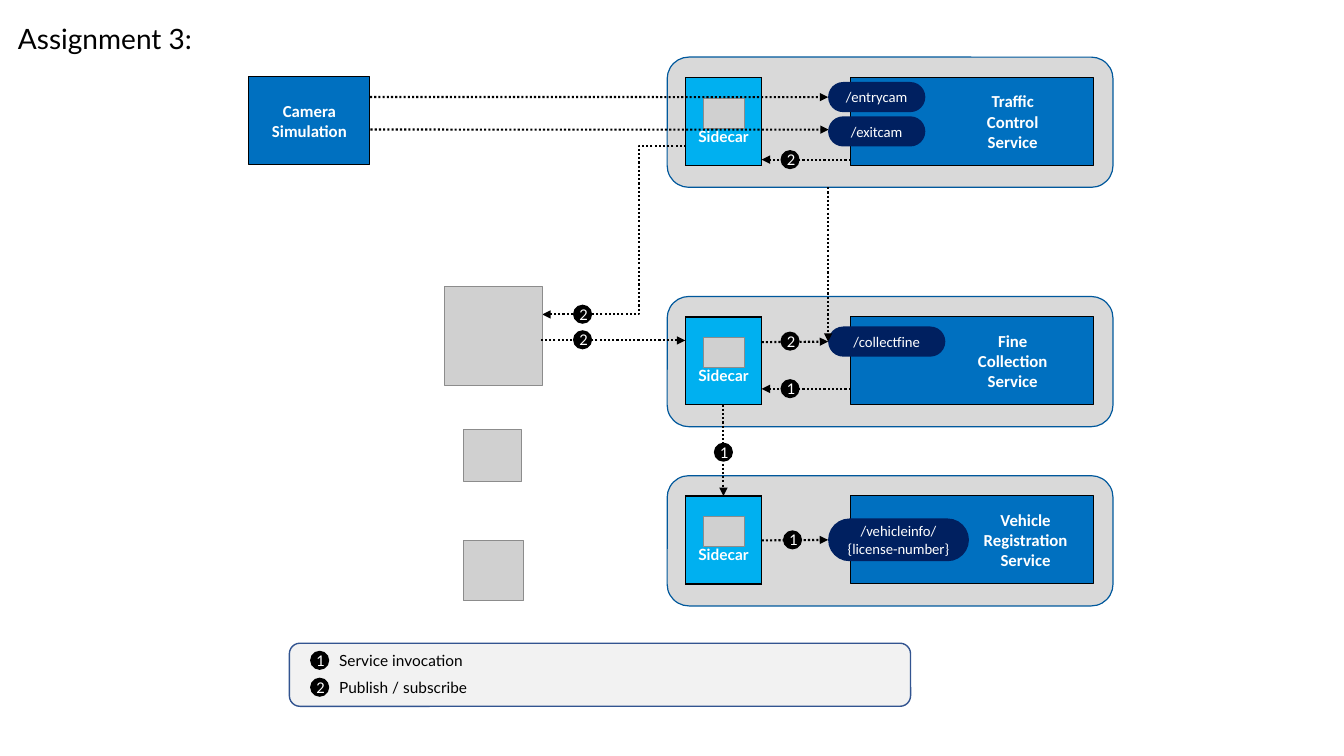
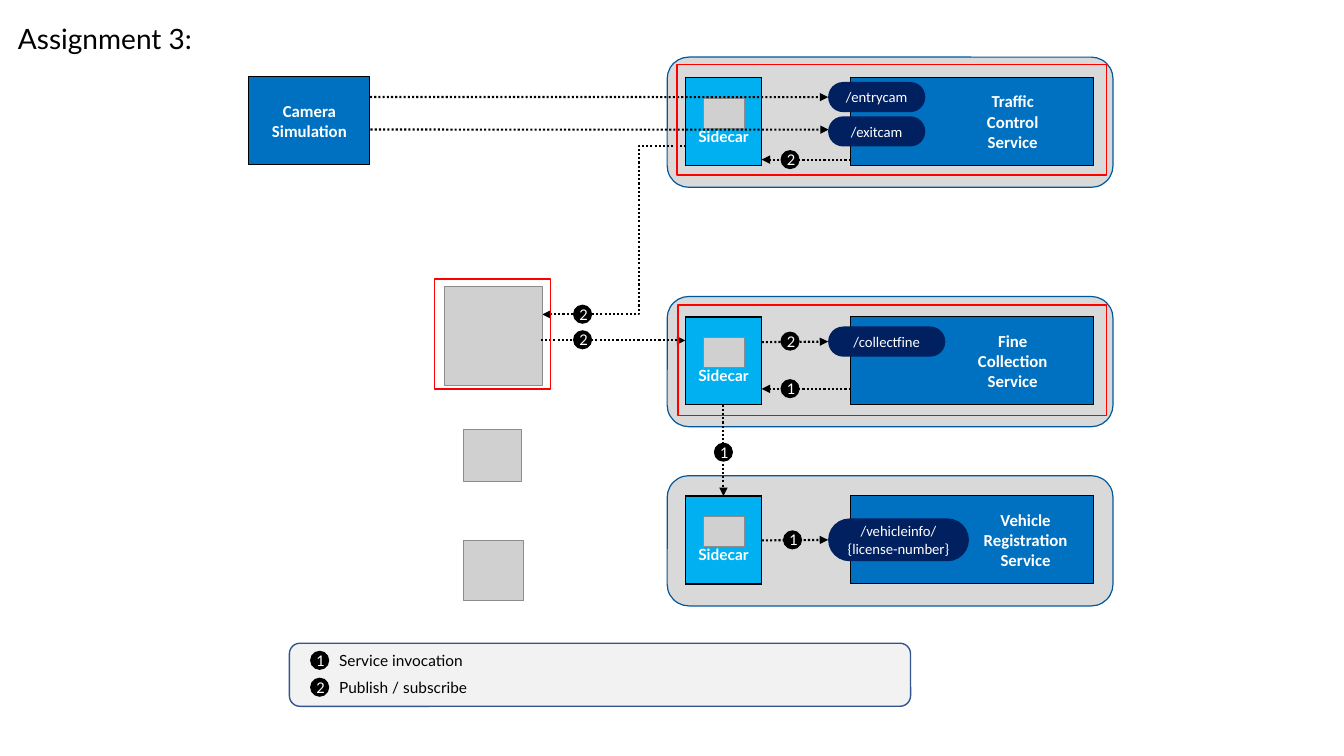
Before and after one commit to US-MFG-Demo/k8s-dapr-hack, a slide deck: slide 12 of Figures.pptx (slide 11 before the commit). Drawn at 1344x756 pixels with LibreOffice and Linux fonts; fonts in the diff are those of the drawing; grey boxes stand for pictures; background and template pictures are left out. Boxes give left, top, right and bottom in pixels: in the first picture for what was removed or moved away, otherwise in the second. Text is boxed around its words. In the diff, an @@ line names an element or a change of style, - is before the commit and + after.

```diff
--- a/Figures.pptx
+++ b/Figures.pptx
@@ rectangle added at [678, 65, 1107, 174], outline #FF0000 1 pt @@
@@ arrow removed from (829, 188) to (829, 342) @@
@@ rectangle added at [435, 279, 551, 389], outline #FF0000 1 pt @@
@@ rectangle added at [679, 306, 1107, 415], outline #FF0000 1 pt @@
```
Also in this commit, not shown: 6 other slides changed, 5 slides added, 24 other files.
